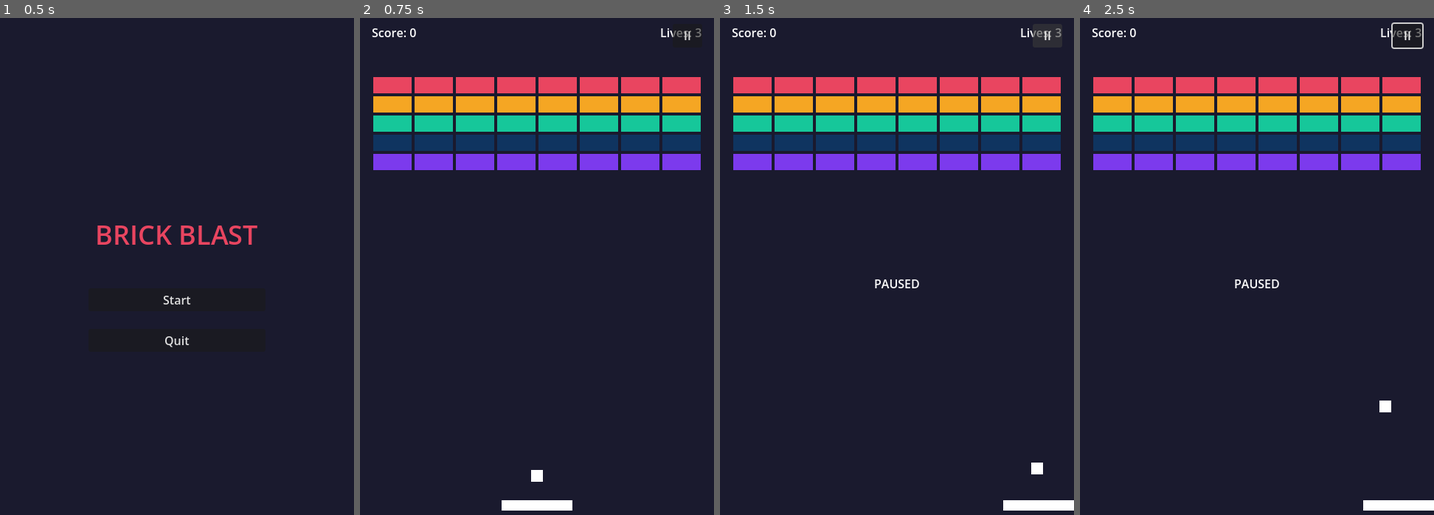
Above: before the commit, frames 1-4 (left to right).
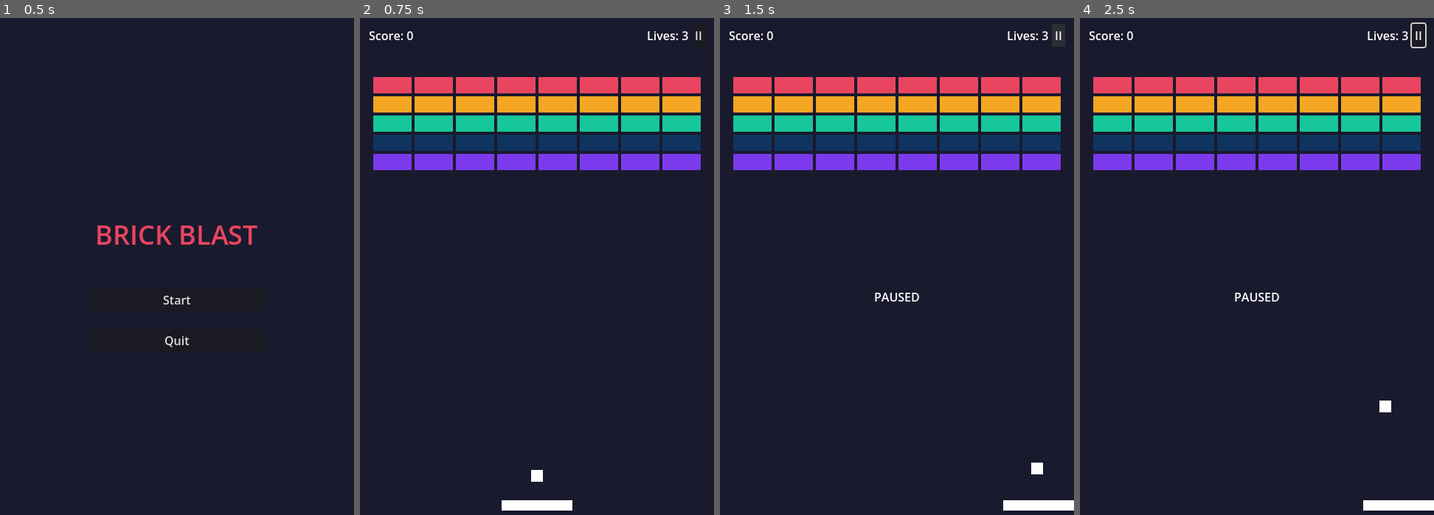
Above: after the commit, the same moments.

Repository: WSQS/brick-blast
Game: Godot game, scene res://scene/menu.tscn
The game is run twice, just before and just after one commit, with the same random seed, the same clock (stepped at 60 frames per second) and the same inputs.
Inputs (mouse positions are in pixels of both pictures, inside the frame that each line leads up to):
- Up to frame 1 (0.5 s): no input
- Up to frame 2 (0.75 s): click "Start" at 0.5 s
- Up to frame 3 (1.5 s): click "II" at 1.25 s
- Up to frame 4 (2.5 s): tap Enter (ui_accept) at 2, 2.27 s; move the mouse to (1334, 256) at 2.02 s; hold Right (ui_right) from 2.03 s (still down); hold Shift from 2.03 s (still down); click (1334, 256) at 2.17 s

Frame 1 is identical in both runs. In frame 2, 0.3% of the frame differs, in the area x 2-97%, y 2-5%; in frame 3, 0.6%; in frame 4, 0.7%, in the area x 2-98%, y 0-58%.

Commit message:
refactor(hud): use container layout for adaptive ui
Replace manual offset-based positioning with MarginContainer, VBoxContainer, HBoxContainer, and CenterContainer for automatic layout adaptation across screen sizes. Use % unique names for @onready paths instead of fragile node paths.

Diff:
--- a/project.godot
+++ b/project.godot
@@ -13,17 +13,16 @@
 config/name="brick-blast"
 config/version="0.0.1"
 run/main_scene="res://scene/menu.tscn"
+config/quit_on_go_back=false
 config/features=PackedStringArray("4.7", "GL Compatibility")
 config/icon="res://icon.svg"
-config/quit_on_go_back=false
 
 [display]
 
 window/size/viewport_width=480
 window/size/viewport_height=720
+window/stretch/mode="viewport"
 window/handheld/orientation=1
-window/stretch/mode="viewport"
-window/stretch/aspect="keep"
 
 [editor_plugins]
 
--- a/scene/main.tscn
+++ b/scene/main.tscn
@@ -23,77 +23,75 @@
 
 [node name="HUD" type="CanvasLayer" parent="."]
 
-[node name="ScoreLabel" type="Label" parent="HUD"]
-offset_left = 16.0
-offset_top = 8.0
-offset_right = 200.0
-offset_bottom = 40.0
+[node name="MarginContainer" type="MarginContainer" parent="HUD"]
+anchors_preset = 15
+anchor_right = 1.0
+anchor_bottom = 1.0
+grow_horizontal = 2
+grow_vertical = 2
+theme_override_constants/margin_left = 12
+theme_override_constants/margin_top = 8
+theme_override_constants/margin_right = 12
+theme_override_constants/margin_bottom = 8
+
+[node name="VBox" type="VBoxContainer" parent="HUD/MarginContainer"]
+layout_mode = 2
+
+[node name="TopBar" type="HBoxContainer" parent="HUD/MarginContainer/VBox"]
+layout_mode = 2
+
+[node name="ScoreLabel" type="Label" parent="HUD/MarginContainer/VBox/TopBar"]
+unique_name_in_owner = true
+layout_mode = 2
+size_flags_horizontal = 3
 text = "Score: 0"
 
-[node name="LivesLabel" type="Label" parent="HUD"]
-offset_left = 340.0
-offset_top = 8.0
-offset_right = 464.0
-offset_bottom = 40.0
+[node name="LivesLabel" type="Label" parent="HUD/MarginContainer/VBox/TopBar"]
+unique_name_in_owner = true
+layout_mode = 2
 text = "Lives: 3"
 horizontal_alignment = 2
 
-[node name="Message" type="Label" parent="HUD"]
+[node name="PauseButton" type="Button" parent="HUD/MarginContainer/VBox/TopBar"]
+unique_name_in_owner = true
+layout_mode = 2
+text = "II"
+
+[node name="SpacerTop" type="Control" parent="HUD/MarginContainer/VBox"]
+layout_mode = 2
+size_flags_vertical = 3
+
+[node name="CenterContainer" type="CenterContainer" parent="HUD/MarginContainer/VBox"]
+layout_mode = 2
+
+[node name="CenterVBox" type="VBoxContainer" parent="HUD/MarginContainer/VBox/CenterContainer"]
+layout_mode = 2
+
+[node name="Message" type="Label" parent="HUD/MarginContainer/VBox/CenterContainer/CenterVBox"]
+unique_name_in_owner = true
+layout_mode = 2
 visible = false
-anchors_preset = 8
-anchor_left = 0.5
-anchor_top = 0.5
-anchor_right = 0.5
-anchor_bottom = 0.5
-offset_left = -120.0
-offset_top = -30.0
-offset_right = 120.0
-offset_bottom = 30.0
-grow_horizontal = 2
-grow_vertical = 2
 horizontal_alignment = 1
 vertical_alignment = 1
 
-[node name="RestartButton" type="Button" parent="HUD"]
+[node name="RestartButton" type="Button" parent="HUD/MarginContainer/VBox/CenterContainer/CenterVBox"]
+unique_name_in_owner = true
+layout_mode = 2
 visible = false
-anchors_preset = 8
-anchor_left = 0.5
-anchor_top = 0.5
-anchor_right = 0.5
-anchor_bottom = 0.5
-offset_left = -60.0
-offset_top = 20.0
-offset_right = 60.0
-offset_bottom = 60.0
-grow_horizontal = 2
-grow_vertical = 2
 text = "Restart"
 
-[node name="MenuButton" type="Button" parent="HUD"]
-anchors_preset = 1
-anchor_left = 1.0
-anchor_right = 1.0
-offset_left = -80.0
-offset_top = 40.0
-offset_right = -16.0
-offset_bottom = 72.0
-grow_horizontal = 0
+[node name="MenuButton" type="Button" parent="HUD/MarginContainer/VBox/CenterContainer/CenterVBox"]
+unique_name_in_owner = true
+layout_mode = 2
+visible = false
 text = "Menu"
-visible = false
 
-[node name="PauseButton" type="Button" parent="HUD"]
-anchors_preset = 1
-anchor_left = 1.0
-anchor_right = 1.0
-offset_left = -56.0
-offset_top = 8.0
-offset_right = -16.0
-offset_bottom = 40.0
-grow_horizontal = 0
-text = "II"
+[node name="SpacerBottom" type="Control" parent="HUD/MarginContainer/VBox"]
+layout_mode = 2
+size_flags_vertical = 3
 
 [node name="UpgradePanel" parent="." instance=ExtResource("5_upgrade")]
 
-[connection signal="pressed" from="HUD/RestartButton" to="." method="_on_restart_pressed"]
-[connection signal="pressed" from="HUD/MenuButton" to="." method="_on_menu_pressed"]
-[connection signal="pressed" from="HUD/PauseButton" to="." method="_on_pause_pressed"]
+[connection signal="pressed" from="HUD/MarginContainer/VBox/CenterContainer/CenterVBox/RestartButton" to="." method="_on_restart_pressed"]
+[connection signal="pressed" from="HUD/MarginContainer/VBox/CenterContainer/CenterVBox/MenuButton" to="." method="_on_menu_pressed"]
+[connection signal="pressed" from="HUD/MarginContainer/VBox/TopBar/PauseButton" to="." method="_on_pause_pressed"]
--- a/script/main.gd
+++ b/script/main.gd
@@ -35,13 +35,13 @@
 @onready var playfield: Rect2 = _compute_playfield()
 @onready var paddle: StaticBody2D = $Paddle
 @onready var bricks: Node2D = $Bricks
-@onready var score_label: Label = $HUD/ScoreLabel
-@onready var lives_label: Label = $HUD/LivesLabel
-@onready var message: Label = $HUD/Message
-@onready var restart_button: Button = $HUD/RestartButton
-@onready var menu_button: Button = $HUD/MenuButton
+@onready var score_label: Label = %ScoreLabel
+@onready var lives_label: Label = %LivesLabel
+@onready var message: Label = %Message
+@onready var restart_button: Button = %RestartButton
+@onready var menu_button: Button = %MenuButton
 @onready var upgrade_panel: CanvasLayer = $UpgradePanel
-@onready var pause_button: Button = $HUD/PauseButton
+@onready var pause_button: Button = %PauseButton
 
 var lives: int = START_LIVES
 var score: int = 0
